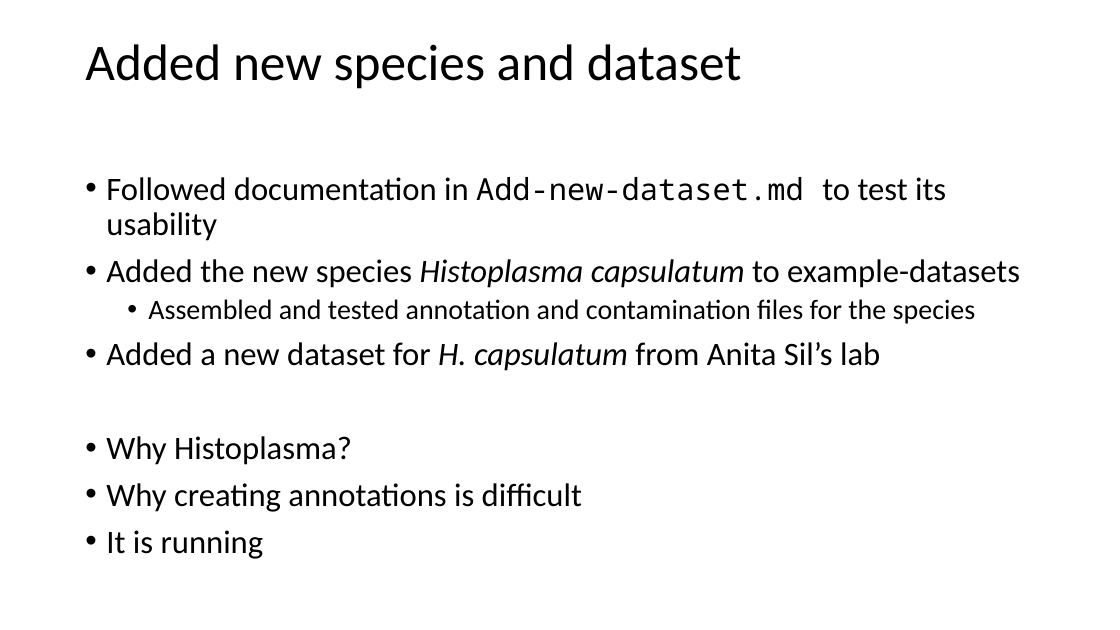
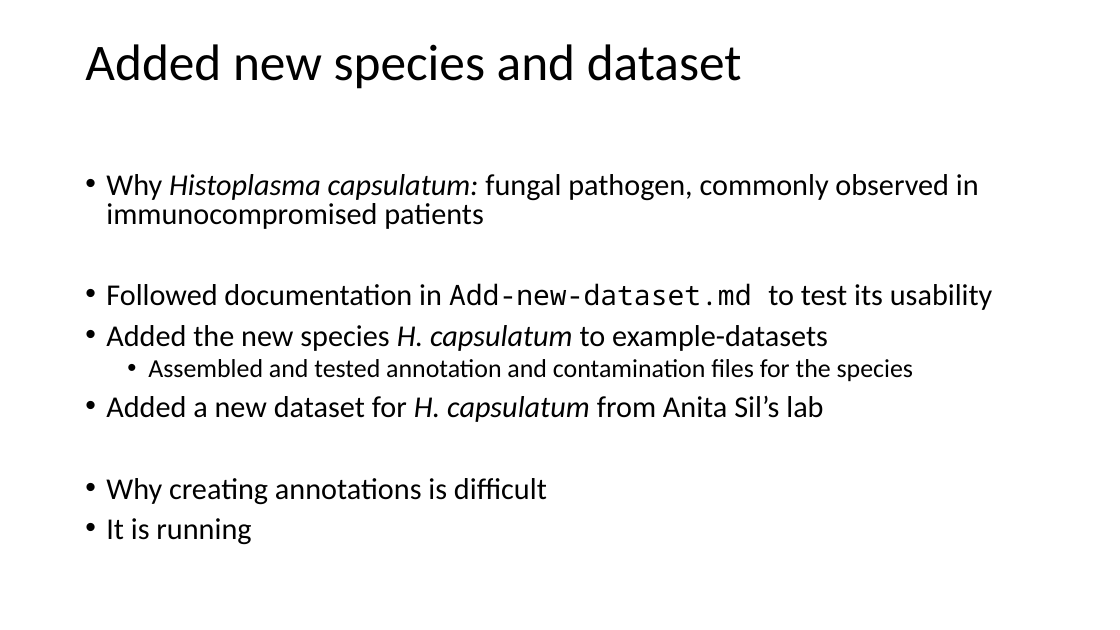
Before and after one commit to 3mma-mack/riboviz-presentation, a slide deck: slide 6 of Rundown-of-our-3-months.pptx. Drawn at 1120x630 pixels with LibreOffice and Linux fonts; fonts in the diff are those of the drawing. Boxes give left, top, right and bottom in pixels: in the first picture for what was removed or moved away, otherwise in the second. Text is boxed around its words. In the diff, an @@ line names an element or a change of style, - is before the commit and + after.

Commit message:
added a sentence for H capsulatum

```diff
--- a/Rundown-of-our-3-months.pptx
+++ b/Rundown-of-our-3-months.pptx
@@ text at (x1=106, y1=174, x2=979, y2=229): paragraph added @@
+• Why Histoplasma capsulatum: fungal pathogen, commonly observed in immunocompromised patients
@@ text at (x1=106, y1=283, x2=993, y2=545): size 28 to 25.9 pt in "Followed documentation in to test its usability", "Added a new dataset for H. capsulatum ...", "Why creating annotations is difficult", "It is running"; size 26 to 24.1 pt in "Add-new-dataset.md"; size 24 to 22.2 pt in "Assembled and tested annotation and contamination files ..."; line spacing 0.9 to 0.8 @@
@@ text at (x1=106, y1=325, x2=828, y2=351): text changed; size 28 to 25.9 pt @@
-• Added the new species Histoplasma capsulatum to example-datasets
+• Added the new species H. capsulatum to example-datasets
@@ text at (x1=106, y1=436, x2=352, y2=465): paragraph removed @@
-• Why Histoplasma?
```
